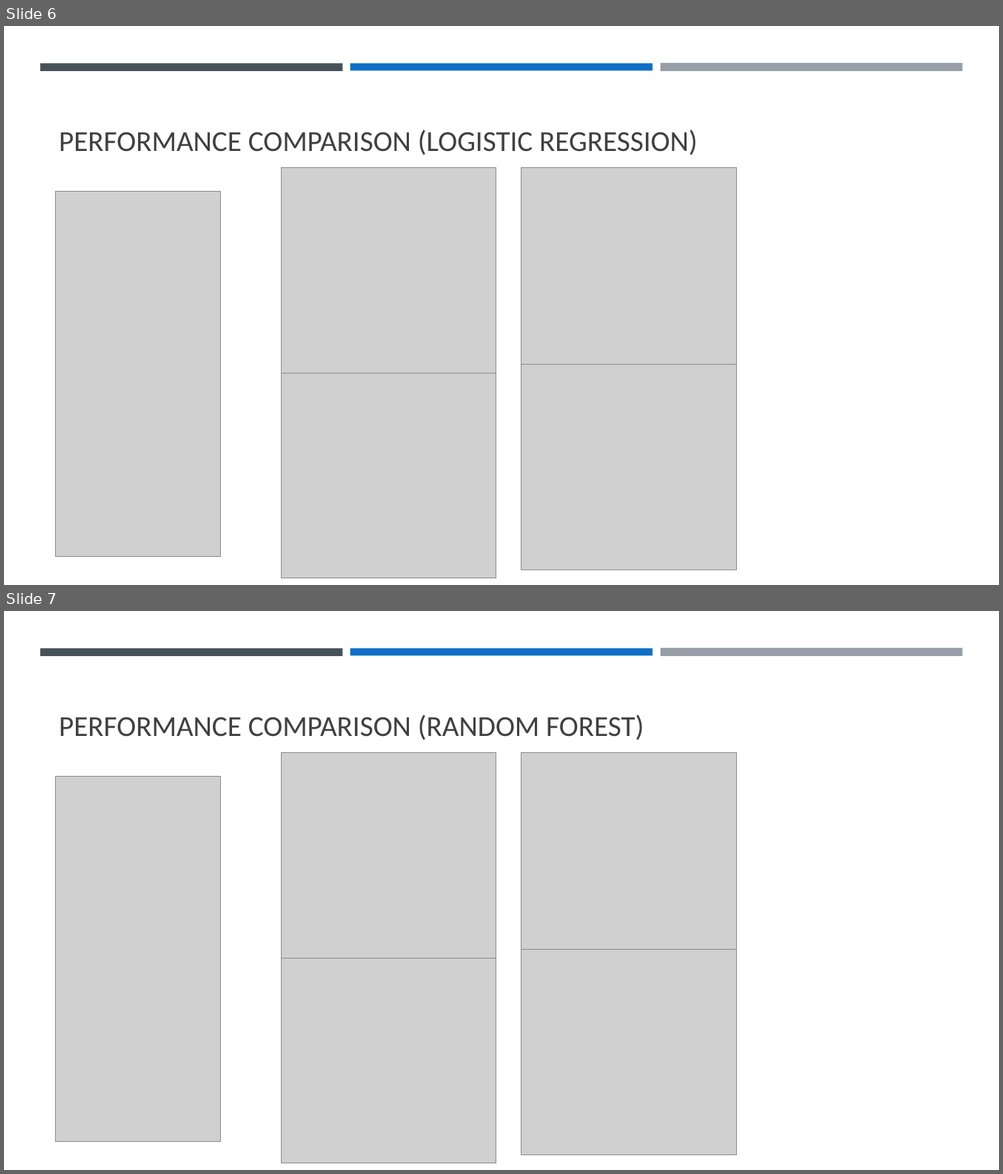
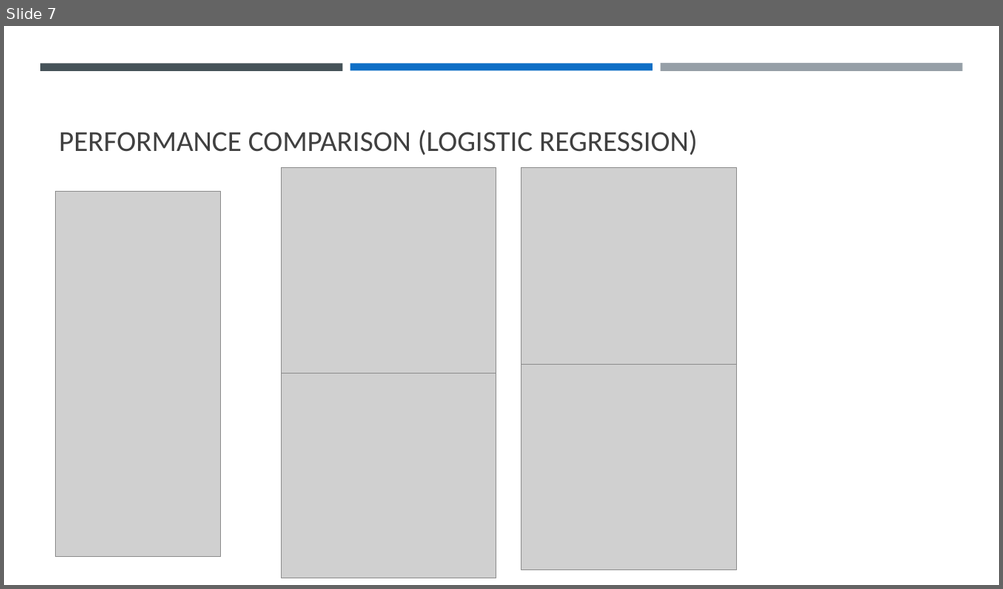
Before and after one commit to llhtoby/MIMIC-III-ML, a slide deck: meetings/week 14 Meeting.pptx. Shown one above the other, each under a label of ours: slides 6 and 7 before the commit, slide 7 after it. The pictures are 1003x1174 and 1003x589 pixels, drawn with LibreOffice and Linux fonts; fonts in the diff are those of the drawing; grey boxes stand for pictures. Boxes give left, top, right and bottom in pixels: in the first picture for what was removed or moved away, otherwise in the second. Text is boxed around its words. In the diff, an @@ line names an element or a change of style, - is before the commit and + after.

```diff
--- a/meetings/week 14 Meeting.pptx
+++ b/meetings/week 14 Meeting.pptx
@@ slide 7 removed at box(4, 611, 999, 1170), background #FFFFFF; not listed: 3 template elements that a slide beside it also shows @@
@@ title removed at box(59, 715, 643, 740) @@
-PERFORMANCE COMPARISON (RANDOM FOREST)
@@ picture removed at box(281, 753, 495, 959) @@
@@ picture removed at box(521, 753, 736, 959) @@
@@ picture removed at box(56, 777, 220, 1143) @@
@@ picture removed at box(281, 958, 495, 1164) @@
@@ picture removed at box(521, 950, 736, 1156) @@
@@ what was slide 6 is now slide 7 @@
```
Also in this commit, not shown: 1 slide changed, 2 slides added, 1 other slide removed, 10 other files.
